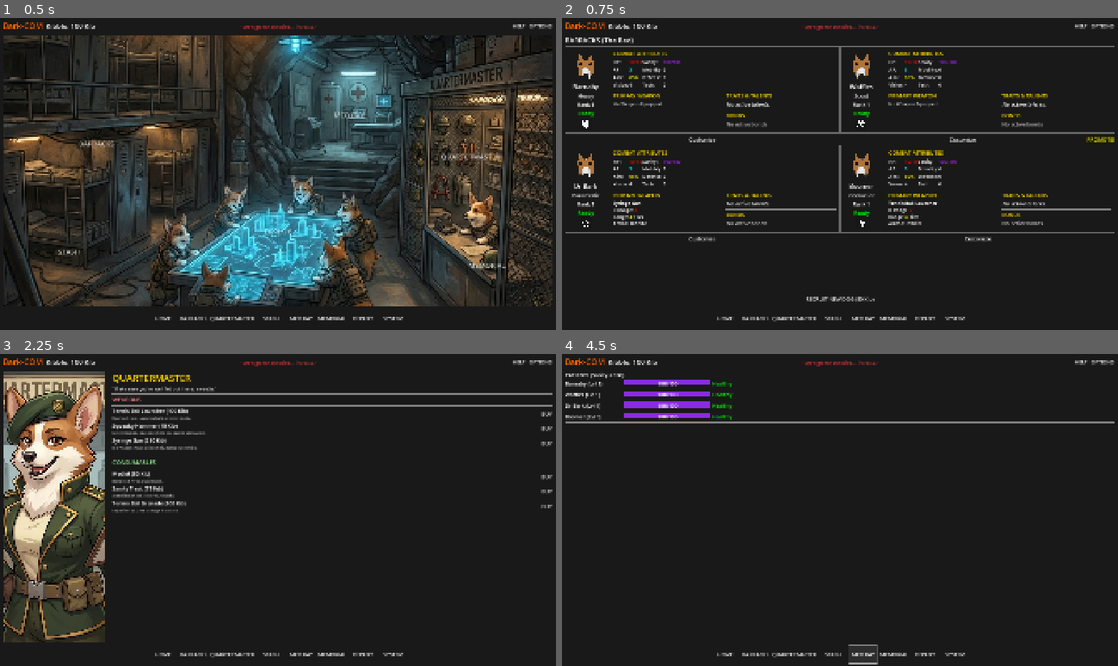
Above: before the commit, frames 1-4 (two rows, left to right).
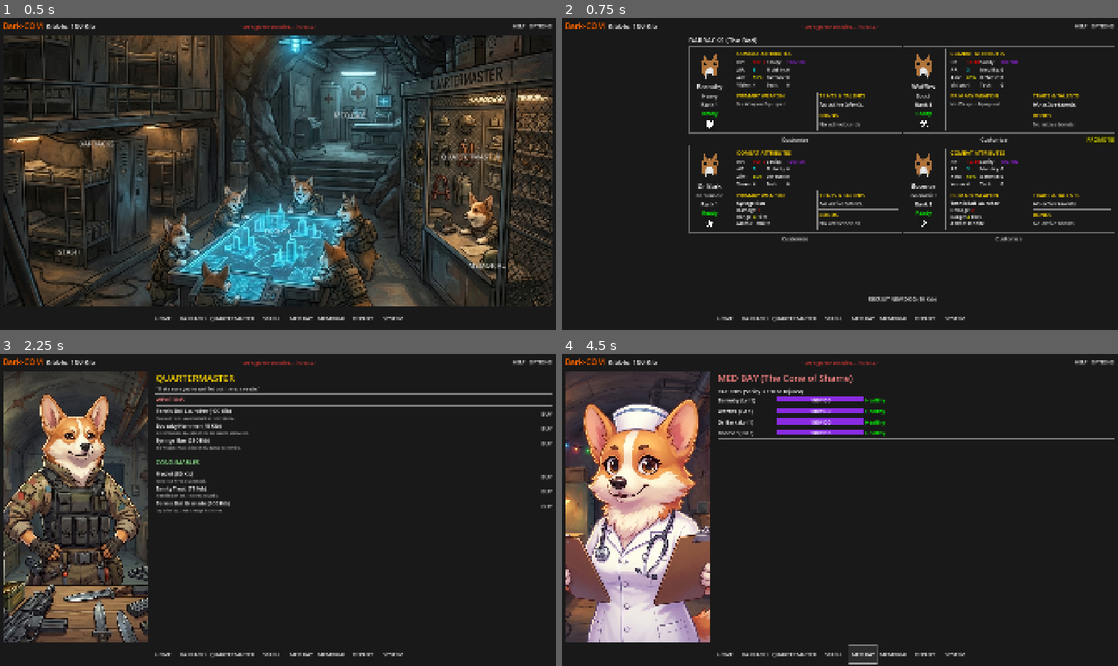
Above: after the commit, the same moments.

Repository: eldritch-dream/Bark-Com
Game: Godot game, scene res://scenes/Base.tscn
The game is run twice, just before and just after one commit, with the same random seed, the same clock (stepped at 60 frames per second) and the same inputs. Sound files missing from this copy of the repository are replaced by a short silence.
Inputs:
- Up to frame 1 (0.5 s): no input
- Up to frame 2 (0.75 s): click "BARRACKS" at 0.5 s
- Up to frame 3 (2.25 s): click "HOME" at 1.25 s; click "QUARTERMASTER" at 2 s
- Up to frame 4 (4.5 s): click "BARRACKS" at 2.75 s; click "QUARTERMASTER" at 3.5 s; click "MED BAY" at 4.25 s

Frame 1 is identical in both runs. In frame 2, 11% of the frame differs, in the area x 0-94%, y 6-91%; in frame 3, 20%; in frame 4, 24%, in the area x 0-100%, y 5-93%.

Commit message:
"Mascot" panel abstraction new mascot for med-bay updated images for quartermaster 0,1

Diff:
--- a/scripts/core/GameManager.gd
+++ b/scripts/core/GameManager.gd
@@ -29,7 +29,8 @@
 var mission_level: int = 1 # Difficulty Scaling (1-3+)
 var invasion_progress: int = 0  # 0-100 (Doomsday Clock)
 var inventory: Array = []
-var settings: Dictionary = {"music_vol": 1.0, "sfx_vol": 1.0}
+var settings: Dictionary = {"music_vol": 1.0, "sfx_vol": 1.0, "mascot_style": 0}
+# mascot_style: 0=Normal, 1=Busty, 2=Bustier, 3=Bustiest
 
 # Shop Definition
 # Shop Definition
--- a/scripts/ui/BaseScene.gd
+++ b/scripts/ui/BaseScene.gd
@@ -181,6 +181,115 @@
 	# 6. STASH (Bottom Left Corner) - Lockers/Floor
 	create_zone.call("STASH", [0.02, 0.70, 0.20, 0.20], _show_inventory)
 
+	_hide_mascot()
+
+
+var mascot_rect: TextureRect
+
+func _update_mascot(base_name: String):
+	if not mascot_rect:
+		mascot_rect = TextureRect.new()
+		mascot_rect.set_anchors_preset(Control.PRESET_BOTTOM_RIGHT)
+		mascot_rect.grow_horizontal = Control.GROW_DIRECTION_BEGIN
+		mascot_rect.grow_vertical = Control.GROW_DIRECTION_BEGIN
+		mascot_rect.mouse_filter = Control.MOUSE_FILTER_IGNORE
+		mascot_rect.expand_mode = TextureRect.EXPAND_KEEP_SIZE
+		mascot_rect.stretch_mode = TextureRect.STRETCH_KEEP_ASPECT
+		# Scale down if too big? Or rely on asset size.
+		mascot_rect.scale = Vector2(0.8, 0.8)
+		mascot_rect.position = Vector2(-20, -20) # Offset relative to anchor
+
+		# Add to UI Container but ABOVE content area
+		ui_container.add_child(mascot_rect)
+
+	# Determine Variant
+	var style = 0
+	if game_manager and game_manager.settings.has("mascot_style"):
+		style = game_manager.settings["mascot_style"]
+
+	var suffix = "_normal"
+	match style:
+		1: suffix = "_busty"
+		2: suffix = "_bustier"
+		3: suffix = "_bustiest"
+
+	var suffixes = [".png", ".jpg", ".jpeg"]
+	var tex = null
+	var final_path = ""
+
+	for ext in suffixes:
+		var try_path = "res://assets/ui/" + base_name + suffix + ext
+		if ResourceLoader.exists(try_path):
+			tex = load(try_path)
+			final_path = try_path
+			break
+
+	if not tex:
+		# Manual check for file existence via FileAccess if ResourceLoader fails
+		# (Sometimes new files aren't in resource DB yet)
+		for ext in suffixes:
+			var try_path = "res://assets/ui/" + base_name + suffix + ext
+			if FileAccess.file_exists(try_path):
+				var img = Image.new()
+				var err = img.load(try_path)
+				if err == OK:
+					tex = ImageTexture.create_from_image(img)
+					final_path = try_path
+					print("DEBUG_MASCOT: Loaded via ImageTexture: ", final_path)
+					break
+
+	if tex:
+		mascot_rect.texture = tex
+		mascot_rect.visible = true
+
+		# Reset anchor manually since sizing might change
+		mascot_rect.set_anchors_preset(Control.PRESET_BOTTOM_RIGHT)
+		mascot_rect.offset_right = 0
+		mascot_rect.offset_bottom = 0
+		print("DEBUG_MASCOT: Loaded successfully: ", final_path)
+	else:
+		print("BaseScene: Mascot texture not found for base: ", base_name, " suffix: ", suffix)
+		mascot_rect.visible = false
+
+func _get_mascot_texture(base_name: String) -> Texture2D:
+	# Determine Variant
+	var style = 0
+	if game_manager and game_manager.settings.has("mascot_style"):
+		style = game_manager.settings["mascot_style"]
+
+	var suffix = "_normal"
+	match style:
+		1: suffix = "_busty"
+		2: suffix = "_bustier"
+		3: suffix = "_bustiest"
+
+	var suffixes = [".png", ".jpg", ".jpeg"]
+	var tex = null
+
+	for ext in suffixes:
+		var try_path = "res://assets/ui/" + base_name + suffix + ext
+		if ResourceLoader.exists(try_path):
+			tex = load(try_path)
+			if tex: return tex
+
+	# Manual check
+	for ext in suffixes:
+		var try_path = "res://assets/ui/" + base_name + suffix + ext
+		if FileAccess.file_exists(try_path):
+			var img = Image.new()
+			var err = img.load(try_path)
+			if err == OK:
+				tex = ImageTexture.create_from_image(img)
+				print("DEBUG_MASCOT: Loaded via ImageTexture: ", try_path)
+				return tex
+
+	print("BaseScene: Mascot texture not found for base: ", base_name, " suffix: ", suffix)
+	return null
+
+func _hide_mascot():
+	if mascot_rect:
+		mascot_rect.visible = false
+
 
 func _show_welcome_message():
 	_log("--- WELCOME TO THE DOGHOUSE ---")
@@ -355,11 +464,29 @@
 
 
 func _on_skin_changed_refresh():
-	# Check if Shop is open (look for ShopRoot)
+	print("DEBUG: _on_skin_changed_refresh start. content_area children: ", content_area.get_child_count())
+	# Check active view
 	for child in content_area.get_children():
-		if child.name == "ShopRoot":
-			_show_shop()
-			return
+		print("DEBUG: Checking child: ", child.name, " Meta: ", child.get_meta("ui_context") if child.has_meta("ui_context") else "None")
+
+		# Metadata check is robust against renaming
+		if child.has_meta("ui_context"):
+			var ctx = child.get_meta("ui_context")
+			if ctx == "shop":
+				_show_shop()
+				return
+			elif ctx == "medbay":
+				_show_therapy()
+				return
+			elif ctx == "barracks":
+				_show_roster()
+				return
+			elif ctx == "deployment":
+				_show_mission_control()
+				return
+			elif ctx == "memorial":
+				_show_memorial()
+				return
 
 	# Also refresh Roster if open (some users might check there?)
 	# We don't have a specific name for Roster root, but we can assume if not shop, do nothing?
@@ -451,16 +578,53 @@
 
 func _show_roster():
 	_clear_content()
+	_hide_mascot()
+
+	# Root
+	var root = HBoxContainer.new()
+	root.name = "BarracksRoot"
+	root.set_meta("ui_context", "barracks")
+	root.size_flags_horizontal = Control.SIZE_EXPAND_FILL
+	root.size_flags_vertical = Control.SIZE_EXPAND_FILL
+	content_area.add_child(root)
+
+	# --- LEFT: Mascot (Drill Sergeant) ---
+	var portrait_container = PanelContainer.new()
+	portrait_container.custom_minimum_size = Vector2(400, 0)
+	portrait_container.size_flags_vertical = Control.SIZE_EXPAND_FILL
+	root.add_child(portrait_container)
+
+	var portrait_rect = TextureRect.new()
+	portrait_rect.expand_mode = TextureRect.EXPAND_IGNORE_SIZE
+	portrait_rect.stretch_mode = TextureRect.STRETCH_KEEP_ASPECT_COVERED
+	portrait_rect.size_flags_horizontal = Control.SIZE_EXPAND_FILL
+	portrait_rect.size_flags_vertical = Control.SIZE_EXPAND_FILL
+	portrait_container.add_child(portrait_rect)
+
+	var tex = _get_mascot_texture("corgi_sarge")
+	if tex:
+		portrait_rect.texture = tex
+
+	# Spacer
+	var spacer = Control.new()
+	spacer.custom_minimum_size.x = 20
+	root.add_child(spacer)
+
+	# --- RIGHT: Content ---
+	var right_col = VBoxContainer.new()
+	right_col.size_flags_horizontal = Control.SIZE_EXPAND_FILL
+	right_col.size_flags_vertical = Control.SIZE_EXPAND_FILL
+	root.add_child(right_col)
 
 	var title = Label.new()
 	title.text = "BARRACKS (The Bed)"
 	title.add_theme_font_size_override("font_size", 24)
-	content_area.add_child(title)
+	right_col.add_child(title)
 
 	var scroll = ScrollContainer.new()
 	scroll.size_flags_vertical = Control.SIZE_EXPAND_FILL
 	scroll.size_flags_horizontal = Control.SIZE_EXPAND_FILL
-	content_area.add_child(scroll)
+	right_col.add_child(scroll)
 
 	var grid = GridContainer.new()
 	grid.columns = 2
@@ -503,7 +667,7 @@
 			actions.add_child(promo)
 
 	# RECRUITMENT BUTTON
-	content_area.add_child(HSeparator.new())
+	right_col.add_child(HSeparator.new())
 	var recruit_btn = Button.new()
 	var cost = 50
 	if game_manager: cost = game_manager.RECRUIT_COST
@@ -511,7 +675,7 @@
 	recruit_btn.custom_minimum_size = Vector2(200, 50)
 	recruit_btn.size_flags_horizontal = Control.SIZE_SHRINK_CENTER
 	recruit_btn.pressed.connect(_on_recruit_pressed)
-	content_area.add_child(recruit_btn)
+	right_col.add_child(recruit_btn)
 
 
 func _on_recruit_pressed():
@@ -539,6 +703,7 @@
 	# Root HBox for Side-by-Side Layout
 	var shop_root = HBoxContainer.new()
 	shop_root.name = "ShopRoot"
+	shop_root.set_meta("ui_context", "shop")
 # ... (rest is fine)
 
 	shop_root.size_flags_vertical = Control.SIZE_EXPAND_FILL
@@ -548,7 +713,7 @@
 	# --- LEFT: Large Portrait ---
 	var portrait_container = PanelContainer.new()
 	# Fixed width container
-	portrait_container.custom_minimum_size = Vector2(350, 0)
+	portrait_container.custom_minimum_size = Vector2(500, 0)
 	portrait_container.size_flags_vertical = Control.SIZE_EXPAND_FILL
 	shop_root.add_child(portrait_container)
 
@@ -561,41 +726,21 @@
 	portrait_container.add_child(portrait_rect)
 
 	# Load Portrait Variant
-	var art_path = "res://assets/images/QuarterMaster_v3.jpg"
-	var skin = game_manager.settings.get("shop_skin", "default")
-
-	if skin == "sexy":
-		art_path = "res://assets/images/QuarterMaster_v4.jpg"
-	elif skin == "ultra":
-		art_path = "res://assets/images/QuarterMaster_v7.jpg"
-	var tex = null
-
-	if ResourceLoader.exists(art_path):
-		tex = load(art_path)
-
-	if not tex:
-		# Fallback: Load from disk (e.g. if not imported yet)
-		var img = Image.new()
-		var abs_path = ProjectSettings.globalize_path(art_path)
-		print("DEBUG: Loading portrait from: ", abs_path)
-		var err = img.load(abs_path)
-		if err == OK:
-			tex = ImageTexture.create_from_image(img)
-		else:
-			print("DEBUG: Failed to load image. Error: ", err)
-
+	# Load Portrait Variant
+	# Default = QuarterMaster_v3.jpg (Normal)
+	# Busty = QuarterMaster_v4.jpg (Sexy)
+	# Bustier = QuarterMaster_v7.jpg (Ultra)
+	# Bustiest = corgi_quartermaster_bustiest
+
+	# Use standard helper
+	var tex = _get_mascot_texture("corgi_quartermaster")
 	if tex:
 		portrait_rect.texture = tex
 	else:
-		# Fallback debug
-		var debug_rect = ColorRect.new()
-		debug_rect.color = Color.DARK_SLATE_GRAY
-		# Ensure it has size
-		debug_rect.custom_minimum_size = Vector2(350, 500)
-		portrait_container.add_child(debug_rect)
-		var debug_lbl = Label.new()
-		debug_lbl.text = "IMG LOAD FAIL"
-		portrait_container.add_child(debug_lbl)
+		var lbl = Label.new()
+		lbl.text = "NO IMAGE"
+		portrait_container.add_child(lbl)
+
 
 	# Spacer
 	var spacer = Control.new()
@@ -905,20 +1050,61 @@
 func _show_therapy():
 	print("DEBUG: _show_therapy called")
 	_clear_content()
-	# output_label.visible = false REMOVED
-
-	var h = HBoxContainer.new()
-	h.size_flags_horizontal = Control.SIZE_EXPAND_FILL
-	h.size_flags_vertical = Control.SIZE_EXPAND_FILL  # Ensure it expands vertically
-	content_area.add_child(h)
-
-	print("DEBUG: Therapy HBox added. Roster size: ", GameManager.roster.size())
+	_hide_mascot() # Hide global overlay if any
+
+	# Root HBox for Side-by-Side Layout
+	var root = HBoxContainer.new()
+	root.name = "MedBayRoot"
+	root.set_meta("ui_context", "medbay")
+	root.size_flags_horizontal = Control.SIZE_EXPAND_FILL
+	root.size_flags_vertical = Control.SIZE_EXPAND_FILL
+	content_area.add_child(root)
+
+	# --- LEFT: Mascot Portrait ---
+	var portrait_container = PanelContainer.new()
+	portrait_container.custom_minimum_size = Vector2(500, 0) # Wider for various aspect ratios
+	portrait_container.size_flags_vertical = Control.SIZE_EXPAND_FILL
+	root.add_child(portrait_container)
+
+	var portrait_rect = TextureRect.new()
+	portrait_rect.expand_mode = TextureRect.EXPAND_IGNORE_SIZE
+	portrait_rect.stretch_mode = TextureRect.STRETCH_KEEP_ASPECT_COVERED
+	portrait_rect.size_flags_horizontal = Control.SIZE_EXPAND_FILL
+	portrait_rect.size_flags_vertical = Control.SIZE_EXPAND_FILL
+	portrait_container.add_child(portrait_rect)
+
+	var tex = _get_mascot_texture("corgi_nurse")
+	if tex:
+		portrait_rect.texture = tex
+	else:
+		var lbl = Label.new()
+		lbl.text = "NO IMAGE"
+		portrait_container.add_child(lbl)
+
+	# Spacer
+	var spacer = Control.new()
+	spacer.custom_minimum_size.x = 20
+	root.add_child(spacer)
+
+	# --- RIGHT: Content ---
+	var right_col = VBoxContainer.new()
+	right_col.size_flags_horizontal = Control.SIZE_EXPAND_FILL
+	right_col.size_flags_vertical = Control.SIZE_EXPAND_FILL
+	root.add_child(right_col)
+
+	var title = Label.new()
+	title.text = "MED BAY (The Cone of Shame)"
+	title.add_theme_font_size_override("font_size", 32)
+	title.add_theme_color_override("font_color", Color.LIGHT_CORAL)
+	right_col.add_child(title)
+
+	right_col.add_child(HSeparator.new())
 
 	# List of Wounded/Insane Units
 	var list_panel = PanelContainer.new()
 	list_panel.size_flags_horizontal = Control.SIZE_EXPAND_FILL
 	list_panel.size_flags_vertical = Control.SIZE_EXPAND_FILL
-	h.add_child(list_panel)
+	right_col.add_child(list_panel)
 
 	var scroll = ScrollContainer.new()
 	list_panel.add_child(scroll)
@@ -928,7 +1114,7 @@
 	scroll.add_child(vbox)
 
 	var label = Label.new()
-	label.text = "PATIENTS (Sanity < 100)"
+	label.text = "PATIENTS (Sanity < 100 or Injured)"
 	vbox.add_child(label)
 
 	for unit_data in GameManager.roster:
@@ -1002,13 +1188,49 @@
 
 func _show_mission_control():
 	_clear_content()
-	# input_field.visible = false REMOVED
+	_hide_mascot()
+
+	# Root
+	var root = HBoxContainer.new()
+	root.name = "DeploymentRoot"
+	root.set_meta("ui_context", "deployment")
+	root.size_flags_horizontal = Control.SIZE_EXPAND_FILL
+	root.size_flags_vertical = Control.SIZE_EXPAND_FILL
+	content_area.add_child(root)
+
+	# --- LEFT: Mascot (Tactical Officer) ---
+	var portrait_container = PanelContainer.new()
+	portrait_container.custom_minimum_size = Vector2(400, 0)
+	portrait_container.size_flags_vertical = Control.SIZE_EXPAND_FILL
+	root.add_child(portrait_container)
+
+	var portrait_rect = TextureRect.new()
+	portrait_rect.expand_mode = TextureRect.EXPAND_IGNORE_SIZE
+	portrait_rect.stretch_mode = TextureRect.STRETCH_KEEP_ASPECT_COVERED
+	portrait_rect.size_flags_horizontal = Control.SIZE_EXPAND_FILL
+	portrait_rect.size_flags_vertical = Control.SIZE_EXPAND_FILL
+	portrait_container.add_child(portrait_rect)
+
+	var tex = _get_mascot_texture("corgi_tactical")
+	if tex:
+		portrait_rect.texture = tex
+
+	# Spacer
+	var spacer = Control.new()
+	spacer.custom_minimum_size.x = 20
+	root.add_child(spacer)
+
+	# --- RIGHT: Content ---
+	var right_col = VBoxContainer.new()
+	right_col.size_flags_horizontal = Control.SIZE_EXPAND_FILL
+	right_col.size_flags_vertical = Control.SIZE_EXPAND_FILL
+	root.add_child(right_col)
 
 	var control_script = load("res://scripts/ui/MissionControlTab.gd")
 	if control_script:
 		var tab = control_script.new()
 		tab.size_flags_vertical = Control.SIZE_EXPAND_FILL
-		content_area.add_child(tab)
+		right_col.add_child(tab)
 		tab.initialize(game_manager)
 
 
@@ -1187,20 +1409,56 @@
 # --- MEMORIAL WALL ---
 func _show_memorial():
 	_clear_content()
-	# output_label.visible = false REMOVED
+	_hide_mascot()
+
+	# Root
+	var root = HBoxContainer.new()
+	root.name = "MemorialRoot"
+	root.set_meta("ui_context", "memorial")
+	root.size_flags_horizontal = Control.SIZE_EXPAND_FILL
+	root.size_flags_vertical = Control.SIZE_EXPAND_FILL
+	content_area.add_child(root)
+
+	# --- LEFT: Mascot (Nun) ---
+	var portrait_container = PanelContainer.new()
+	portrait_container.custom_minimum_size = Vector2(400, 0)
+	portrait_container.size_flags_vertical = Control.SIZE_EXPAND_FILL
+	root.add_child(portrait_container)
+
+	var portrait_rect = TextureRect.new()
+	portrait_rect.expand_mode = TextureRect.EXPAND_IGNORE_SIZE
+	portrait_rect.stretch_mode = TextureRect.STRETCH_KEEP_ASPECT_COVERED
+	portrait_rect.size_flags_horizontal = Control.SIZE_EXPAND_FILL
+	portrait_rect.size_flags_vertical = Control.SIZE_EXPAND_FILL
+	portrait_container.add_child(portrait_rect)
+
+	var tex = _get_mascot_texture("corgi_nun")
+	if tex:
+		portrait_rect.texture = tex
+
+	# Spacer
+	var spacer = Control.new()
+	spacer.custom_minimum_size.x = 20
+	root.add_child(spacer)
+
+	# --- RIGHT: Content ---
+	var right_col = VBoxContainer.new()
+	right_col.size_flags_horizontal = Control.SIZE_EXPAND_FILL
+	right_col.size_flags_vertical = Control.SIZE_EXPAND_FILL
+	root.add_child(right_col)
 
 	var title = Label.new()
 	title.text = "THE MEMORIAL WALL"
 	title.add_theme_font_size_override("font_size", 28)
 	title.horizontal_alignment = HORIZONTAL_ALIGNMENT_CENTER
-	content_area.add_child(title)
-
-	content_area.add_child(HSeparator.new())
+	right_col.add_child(title)
+
+	right_col.add_child(HSeparator.new())
 
 	var scroll = ScrollContainer.new()
 	scroll.size_flags_vertical = Control.SIZE_EXPAND_FILL
 	scroll.size_flags_horizontal = Control.SIZE_EXPAND_FILL
-	content_area.add_child(scroll)
+	right_col.add_child(scroll)
 
 	var list = VBoxContainer.new()
 	list.size_flags_horizontal = Control.SIZE_EXPAND_FILL
--- a/scripts/ui/TerminalPanel.gd
+++ b/scripts/ui/TerminalPanel.gd
@@ -180,21 +180,27 @@
 		# --- HIDDEN COMMANDS ---
 		"normal":
 			if GameManager:
-				GameManager.settings["shop_skin"] = "default"
-				GameManager.save_game()
-				println("Quartermaster strictness protocol engaged.", Color.LIGHT_SLATE_GRAY)
+				GameManager.settings["mascot_style"] = 0
+				GameManager.save_game()
+				println("Mascot Protocol: Standard Regulations.", Color.LIGHT_SLATE_GRAY)
 				SignalBus.on_skin_changed.emit()
 		"busty":
 			if GameManager:
-				GameManager.settings["shop_skin"] = "sexy"
-				GameManager.save_game()
-				println("Quartermaster morale boost initiated.", Color.PINK)
+				GameManager.settings["mascot_style"] = 1
+				GameManager.save_game()
+				println("Mascot Protocol: Morale Boost Initiated.", Color.PINK)
 				SignalBus.on_skin_changed.emit()
 		"bustier":
 			if GameManager:
-				GameManager.settings["shop_skin"] = "ultra"
-				GameManager.save_game()
-				println("Quartermaster MAXIMUM OVERDRIVE.", Color.MAGENTA)
+				GameManager.settings["mascot_style"] = 2
+				GameManager.save_game()
+				println("Mascot Protocol: MAXIMUM OVERDRIVE.", Color.MAGENTA)
+				SignalBus.on_skin_changed.emit()
+		"bustiest":
+			if GameManager:
+				GameManager.settings["mascot_style"] = 3
+				GameManager.save_game()
+				println("Mascot Protocol: CRITICAL MASS REACHED.", Color.VIOLET)
 				SignalBus.on_skin_changed.emit()
 		"rich":
 			if GameManager:
Binary file added: assets/ui/corgi_nurse_bustier.jpg
Not shown, added: assets/ui/corgi_nurse_bustier.jpg.import
Binary file added: assets/ui/corgi_nurse_bustiest.jpg
Not shown, added: assets/ui/corgi_nurse_bustiest.jpg.import
Binary file added: assets/ui/corgi_nurse_busty.jpg
Not shown, added: assets/ui/corgi_nurse_busty.jpg.import
Binary file added: assets/ui/corgi_nurse_normal.jpg
Not shown, added: assets/ui/corgi_nurse_normal.jpg.import
Binary file added: assets/ui/corgi_quartermaster_bustier.jpg
Not shown, added: assets/ui/corgi_quartermaster_bustier.jpg.import
Binary file added: assets/ui/corgi_quartermaster_bustiest.jpg
Not shown, added: assets/ui/corgi_quartermaster_bustiest.jpg.import
(and 4 more such lines)
